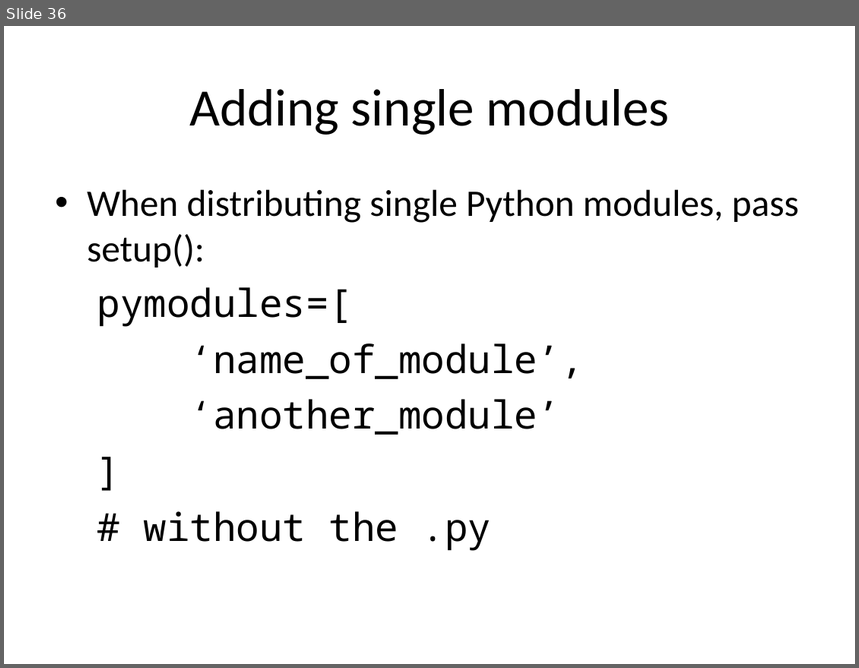
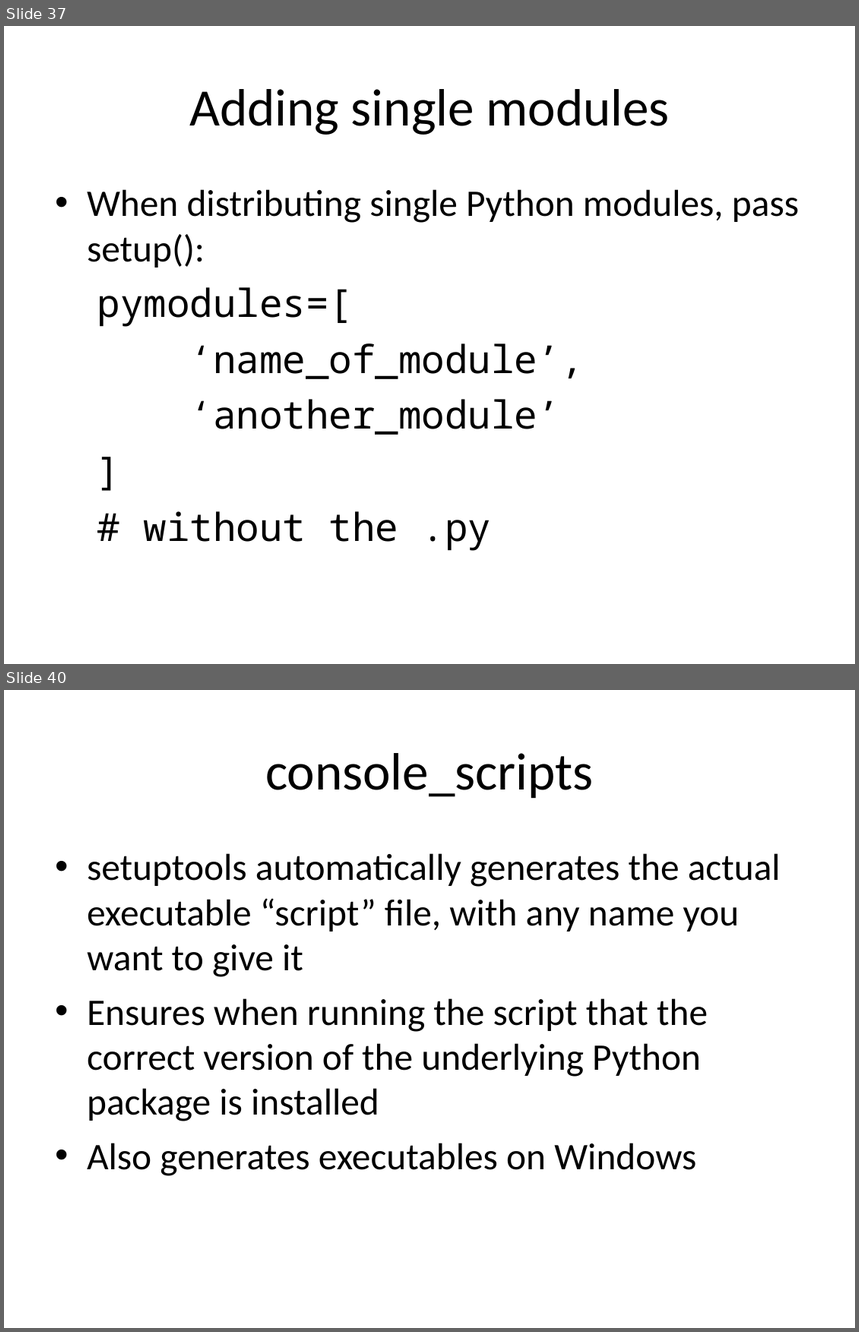
Before and after one commit to embray/pyastro-packaging-tutorial, a slide deck: packaging.ppt. Shown one above the other, each under a label of ours: slide 36 before the commit, slides 37 and 40 after it; the slides between them are not shown. The pictures are 859x668 and 859x1332 pixels, drawn with LibreOffice and Linux fonts; fonts in the diff are those of the drawing. Boxes give left, top, right and bottom in pixels: in the first picture for what was removed or moved away, otherwise in the second. Text is boxed around its words. In the diff, an @@ line names an element or a change of style, - is before the commit and + after.

```diff
--- a/packaging.ppt
+++ b/packaging.ppt
@@ slide 40 added at (4, 690, 855, 1328), background #FFFFFF @@
@@ title added at (265, 753, 594, 798), 49 pt, text #000000 @@
+console_scripts
@@ text added at (87, 853, 781, 1176), 35 pt, text #000000 @@
+• setuptools automatically generates the actual executable “script” file, with any name you want to give it
+• Ensures when running the script that the correct version of the underlying Python package is installed
+• Also generates executables on Windows
@@ what was slide 36 is now slide 37 @@
```
Also in this commit, not shown: 1 slide changed, 25 other slides added.
